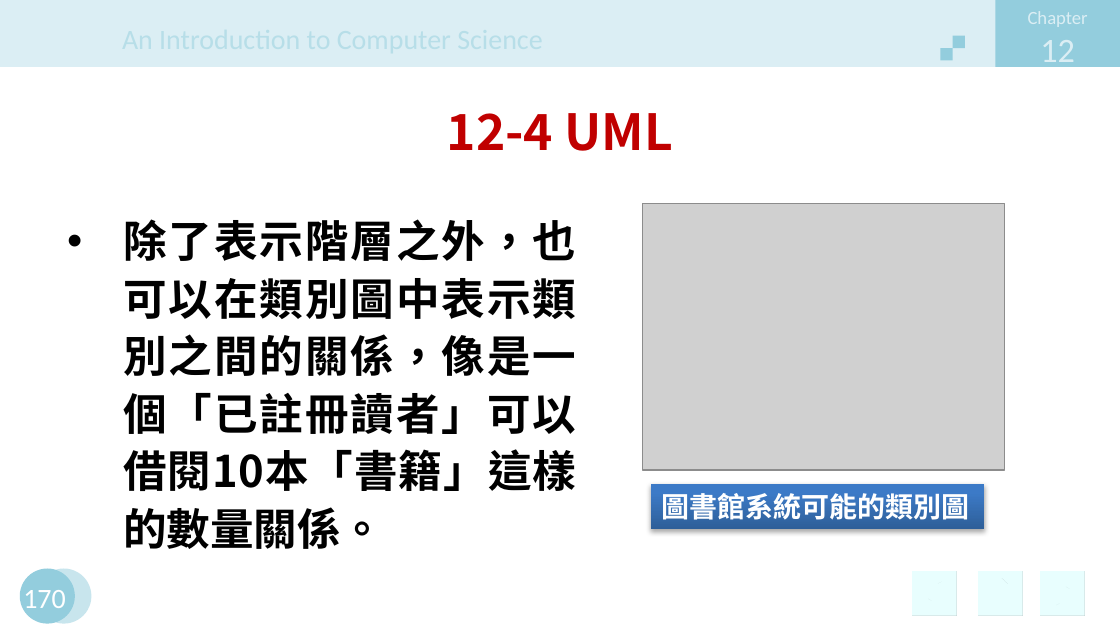
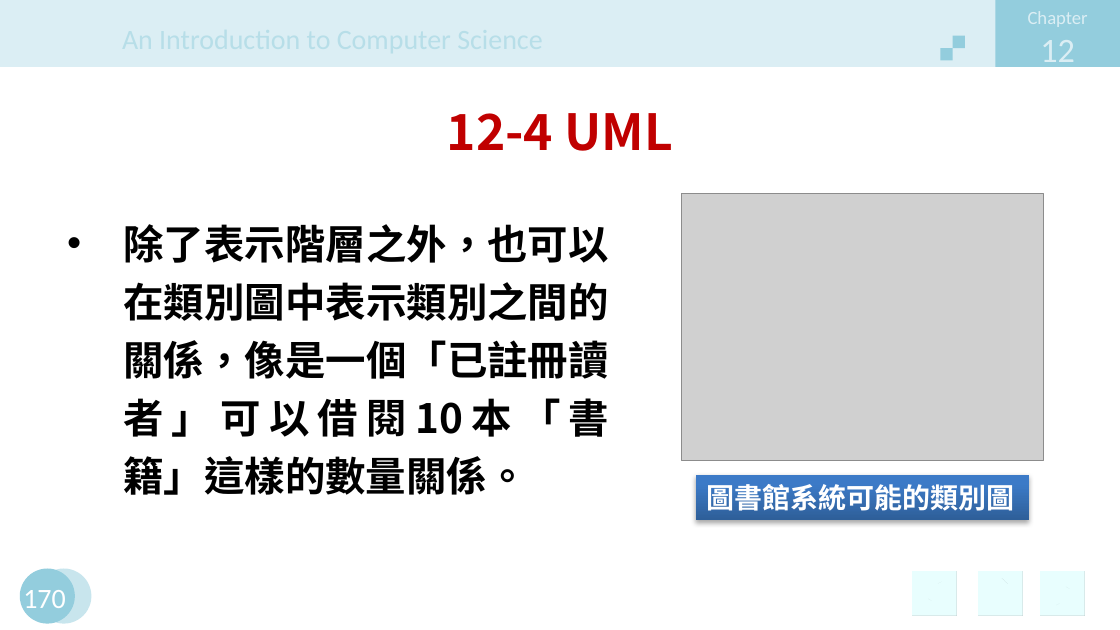
Before and after one commit to jiaweichang/biography, a slide deck: slide 170 of slides/11402/Introduction to Computer/CH12.pptx. Drawn at 1120x630 pixels with LibreOffice and Linux fonts; fonts in the diff are those of the drawing; grey boxes stand for pictures; background and template pictures are left out. Boxes give left, top, right and bottom in pixels: in the first picture for what was removed or moved away, otherwise in the second. Text is boxed around its words. In the diff, an @@ line names an element or a change of style, - is before the commit and + after.

```diff
--- a/slides/11402/Introduction to Computer/CH12.pptx
+++ b/slides/11402/Introduction to Computer/CH12.pptx
@@ text "除了表示階層之外，也可以在類別圖中表示類別之間的關係，像是一個「已註冊讀者」可以借閱10本「書籍」這樣的數量關係。" at (123,224,609,495): size 28 to 26 pt; line spacing 1.1 to 1.2 @@
@@ picture: place and size @@
-picture at (643,204,1005,470)
+picture at (681,194,1043,460)
@@ rectangle "圖書館系統可能的類別圖": place and size @@
-rectangle "圖書館系統可能的類別圖" at (651,484,984,529)
+rectangle "圖書館系統可能的類別圖" at (696,475,1029,520)
```
Also in this commit, not shown: 14 other slides changed, 7 other files.
